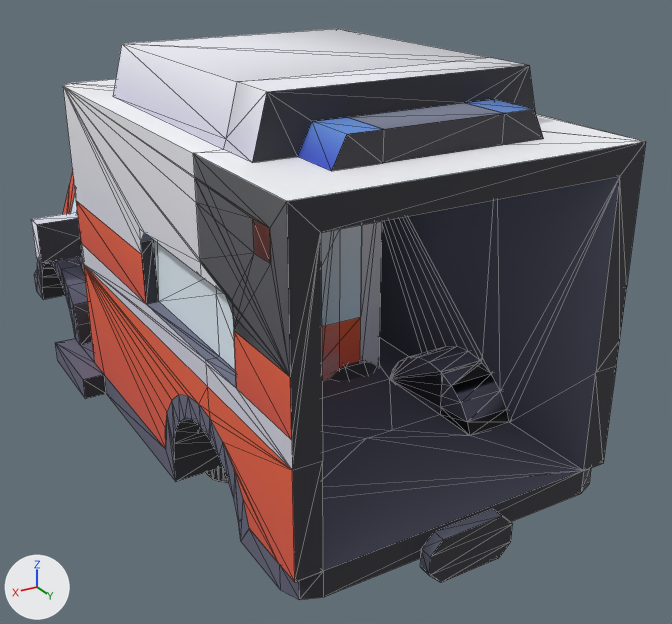
One commit to the glTF model public/models/derby/schoolBus.glb: the scene before it, then after it.
Rendered twice from a 50 mm camera at (5.5, 11.54, 6.84) aimed at (-0.86, 0.94, 1.54). Lighting does not change. The marker at lower left points along +X, +Y and +Z. The older version comes first. Mesh edges are drawn as thin lines. Where no turn or scale is listed for an object, it has been applied to the vertices. Vertices at exactly the same position are counted once.

Names of what the first picture shows: 'body', 'door_l', 'door_r', 'hood', 'trunk', 'wheel_rl' and 1 more.
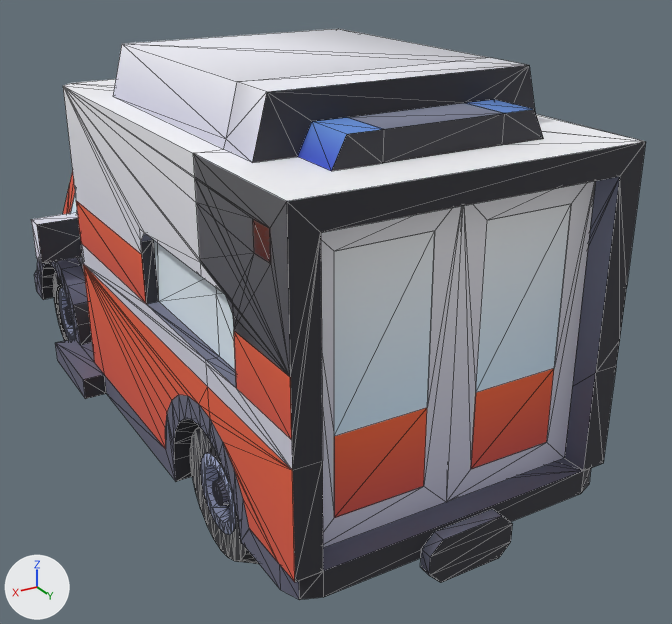
The newer file is also turned or shifted as a whole; pictures and numbers use the older file's frame.

What differs and where, as boxes [x1, y1, x2, y2] in the pictures (672 x 624 px):
'door_l', moved: before [321, 221, 382, 381]; after [321, 206, 463, 548]
'door_r', moved: before [321, 230, 340, 382]; after [446, 181, 595, 502]
'wheel_rl', moved (mostly hidden before): before [206, 467, 229, 483]; after [190, 426, 259, 564]

The change, as a diff of the scene's bpy script:
```diff
--- a/public/models/derby/schoolBus.glb.py
+++ b/public/models/derby/schoolBus.glb.py
@@ me_door_left @@
 # used by ob_door_l; location = (0.55, 1.48, 0.4)
-me_door_left.from_pydata(...)  # 20 vertices, 24 faces; spans x -1.76..0.0, y -0.08..0.08, z 0.0..3.52
+me_door_left.from_pydata(...)  # 20 vertices, 24 faces; spans x -0.55..1.21, y 3.11..3.27, z 0.44..3.96
+# me_door_left part 1: the whole mesh is moved by (1.21, 3.19, 0.44)
 me_door_left.materials.append(mat_colormap)
@@ me_door_right @@
 # used by ob_door_r; location = (-0.55, 1.48, 0.4)
-me_door_right.from_pydata(...)  # 20 vertices, 24 faces; spans x 0.0..1.76, y -0.08..0.08, z 0.0..3.52
+me_door_right.from_pydata(...)  # 20 vertices, 24 faces; spans x -1.21..0.55, y 3.11..3.27, z 0.44..3.96
+# me_door_right part 2: the whole mesh is moved by (-1.21, 3.19, 0.44)
 me_door_right.materials.append(mat_colormap)
@@ me_wheel_back_left @@
 # used by ob_wheel_rl; location = (0.3, 0.91, 0.3)
-me_wheel_back_left.from_pydata(...)  # 264 vertices, 428 faces; spans x 0.0..0.96, y -0.96..0.96, z -0.96..0.96
+me_wheel_back_left.from_pydata(...)  # 264 vertices, 428 faces; spans x 0.66..1.62, y 0.99..2.91, z -0.74..1.18
+# me_wheel_back_left part 3: the whole mesh is moved by (0.66, 1.95, 0.22)
 me_wheel_back_left.materials.append(mat_colormap)
```
